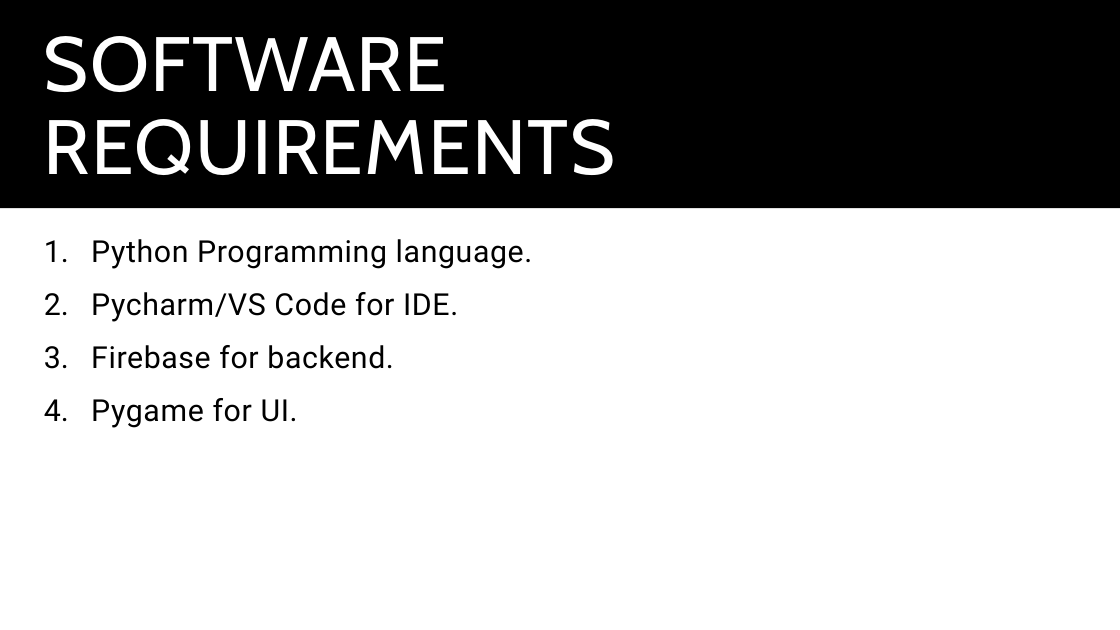
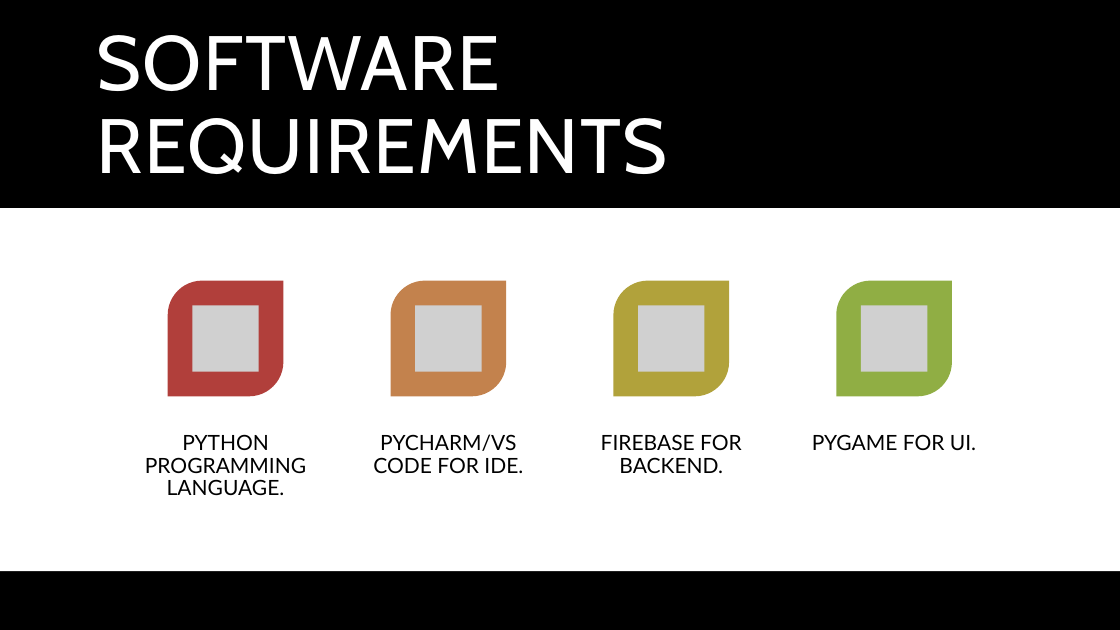
Before and after one commit to vinitop/workshop_team3, a slide deck: slide 5 of doc/checkers_game.pptx. Drawn at 1120x630 pixels with LibreOffice and Linux fonts; fonts in the diff are those of the drawing; grey boxes stand for pictures. Boxes give left, top, right and bottom in pixels: in the first picture for what was removed or moved away, otherwise in the second. Text is boxed around its words. In the diff, an @@ line names an element or a change of style, - is before the commit and + after.

```diff
--- a/doc/checkers_game.pptx
+++ b/doc/checkers_game.pptx
@@ rectangle added at <box>0,0,1120,630</box>, fill #000000 @@
@@ title "SOFTWARE REQUIREMENTS": place and size @@
-title "SOFTWARE REQUIREMENTS" at <box>44,36,615,175</box>
+title "SOFTWARE REQUIREMENTS" at <box>97,35,668,174</box>
@@ rectangle added at <box>0,208,1120,571</box>, fill #FFFFFF @@
@@ text removed at <box>91,239,533,428</box> @@
-1. Python Programming language.
-2. Pycharm/VS Code for IDE.
-3. Firebase for backend.
-4. Pygame for UI.
@@ group added at <box>145,281,976,495</box>: 4 round diag rects, 4 pictures, 4 texts @@
+PYTHON PROGRAMMING LANGUAGE.
+PYCHARM/VS CODE FOR IDE.
+FIREBASE FOR BACKEND.
+PYGAME FOR UI.
```
Also in this commit, not shown: 2 other slides changed.
